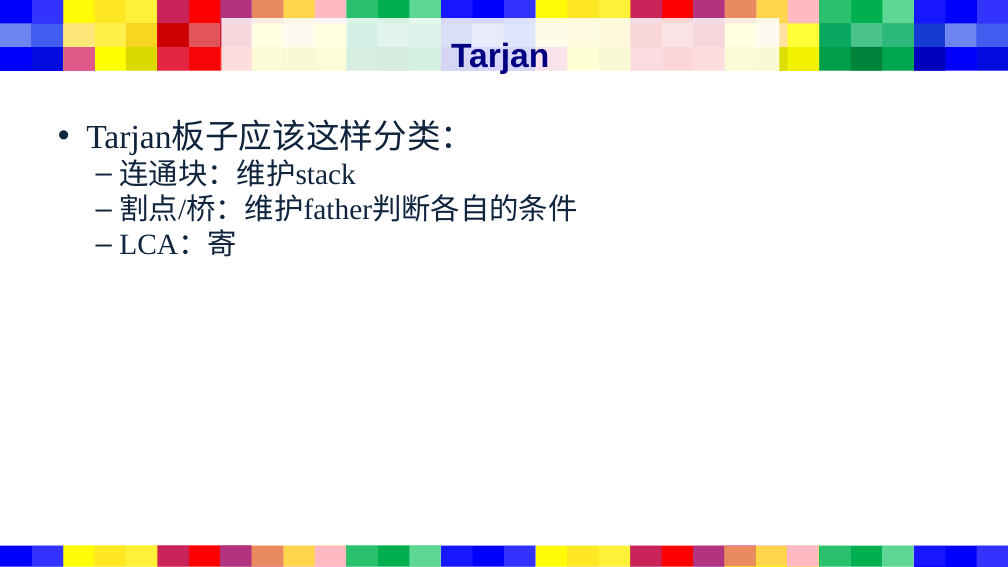
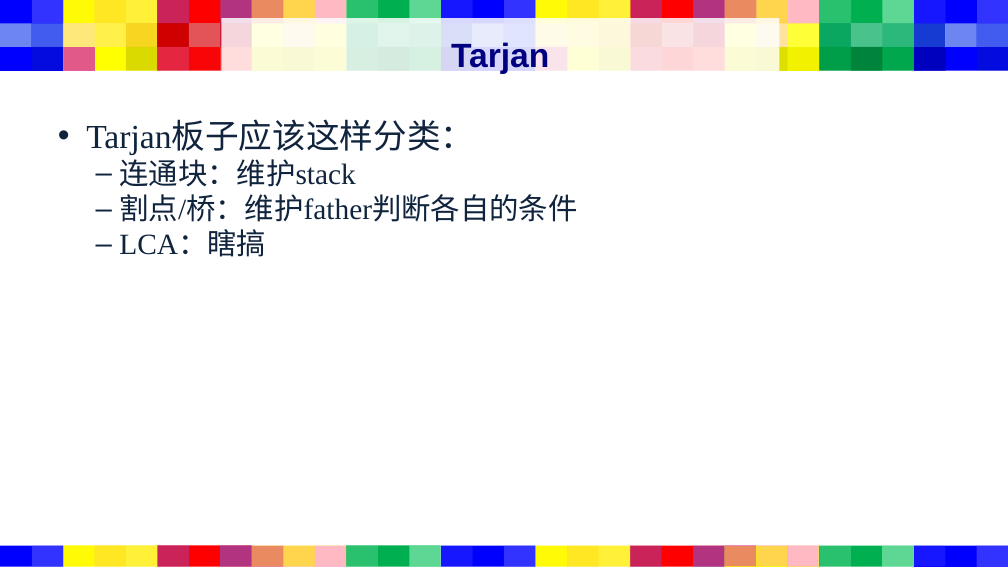
Before and after one commit to DongYing-No-1-Middle-School/Shows, a slide deck: slide 5 of 图论(拓扑Tarjan欧拉回路传递闭包差分约束杂题选讲).pptx. Drawn at 1008x567 pixels with LibreOffice and Linux fonts; fonts in the diff are those of the drawing. Boxes give left, top, right and bottom in pixels: in the first picture for what was removed or moved away, otherwise in the second. Text is boxed around its words. In the diff, an @@ line names an element or a change of style, - is before the commit and + after.

```diff
--- a/图论(拓扑Tarjan欧拉回路传递闭包差分约束杂题选讲).pptx
+++ b/图论(拓扑Tarjan欧拉回路传递闭包差分约束杂题选讲).pptx
@@ text at [119, 232, 266, 257]: text changed @@
-  – LCA：寄
+  – LCA：瞎搞
```
Also in this commit, not shown: 2 other slides changed, 4 other files.
